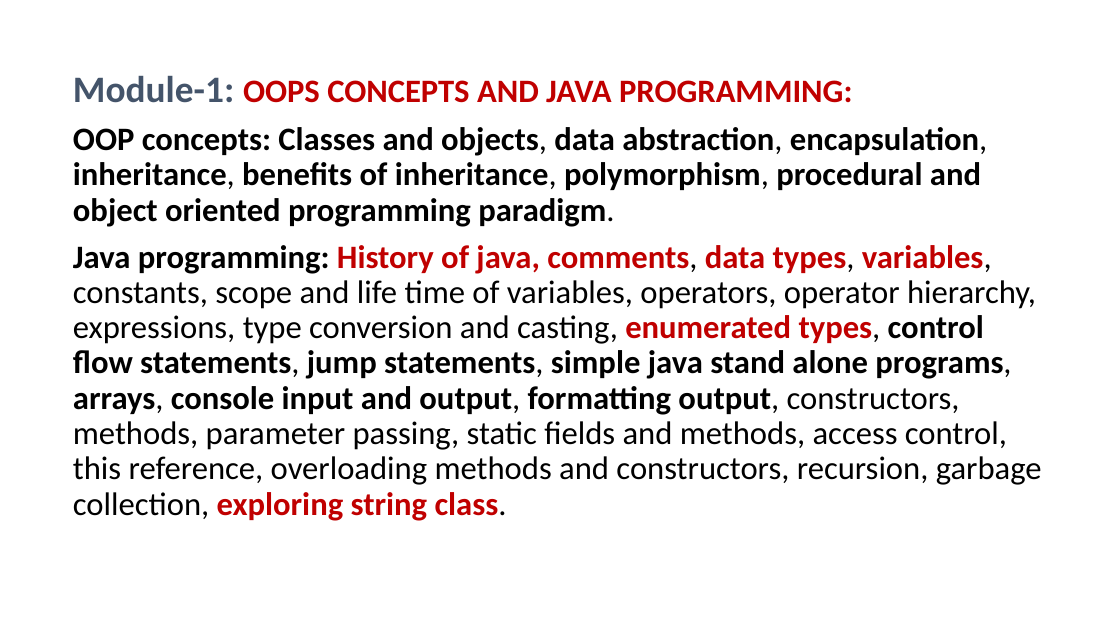
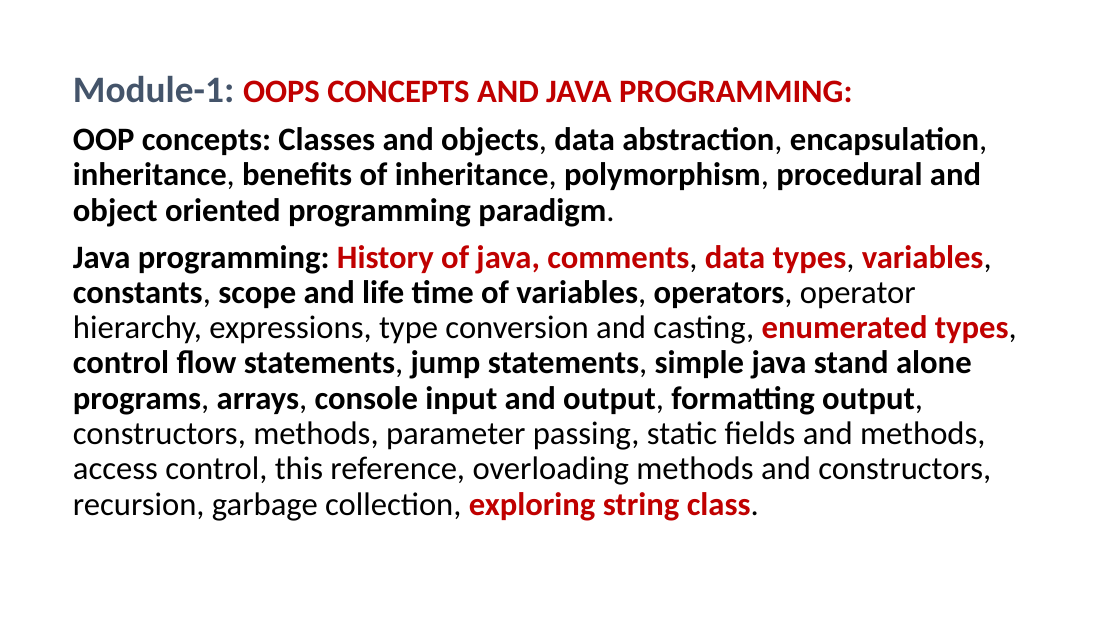
Before and after one commit to PRAMOD-VISHNU-NAIK/MCA-2nd-Sem-Shridevi-College, a slide deck: slide 101 of Theory Class-Notes/Java MCA-2.pptx (slide 83 before the commit). Drawn at 1120x630 pixels with LibreOffice and Linux fonts; fonts in the diff are those of the drawing. Boxes give left, top, right and bottom in pixels: in the first picture for what was removed or moved away, otherwise in the second. Text is boxed around its words. In the diff, an @@ line names an element or a change of style, - is before the commit and + after.

```diff
--- a/Theory Class-Notes/Java MCA-2.pptx
+++ b/Theory Class-Notes/Java MCA-2.pptx
@@ text at (73, 245, 1017, 521): bold on in "constants, scope and life time of variables, ..." @@
```
Also in this commit, not shown: 5 other slides changed, 23 slides added, 4 other files.
